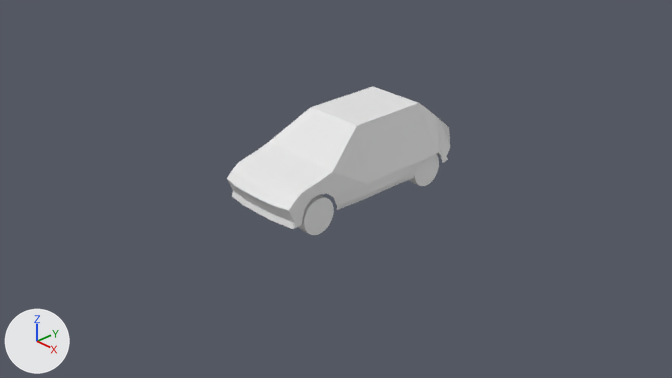
Before and after pictures for a commit that changed the Blender file blender/car_1.blend.
Camera for both pictures: the file's camera 'Camera'. Arrows for +X, +Y and +Z are at lower left; the lights stay in place. The first picture is the older version.

Names of what the first picture shows: 'shell', 'tire_bl', 'tire_fl'.
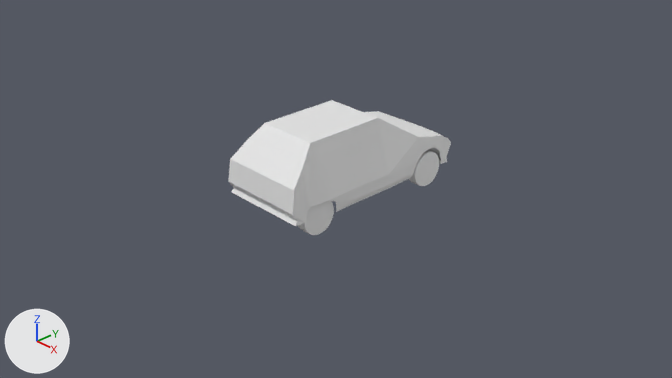
Where the newer file only moved an object's origin or applied its transform, the numbers keep the older frame.

Where the change shows, as pixel boxes [x1, y1, x2, y2] in the pictures (672 x 378 px):
'shell', turned: before [227, 87, 450, 229]; after [229, 100, 451, 226]

Edits to the bpy script that builds the scene:
```text
Change me_cube:
    used by ob_shell; location = (0.0, 0.0, 0.0)
    remove me_cube.from_pydata(...)  # 147 vertices, 124 faces; spans x -2.08..2.08, y -4.92..4.57, z 0.66..3.7
    add me_cube.from_pydata(...)  # 147 vertices, 124 faces; spans x -2.08..2.08, y -4.57..4.92, z 0.66..3.7
    me_cube part 1: the whole mesh is turned 180 degrees about the z axis through the mesh origin
```
